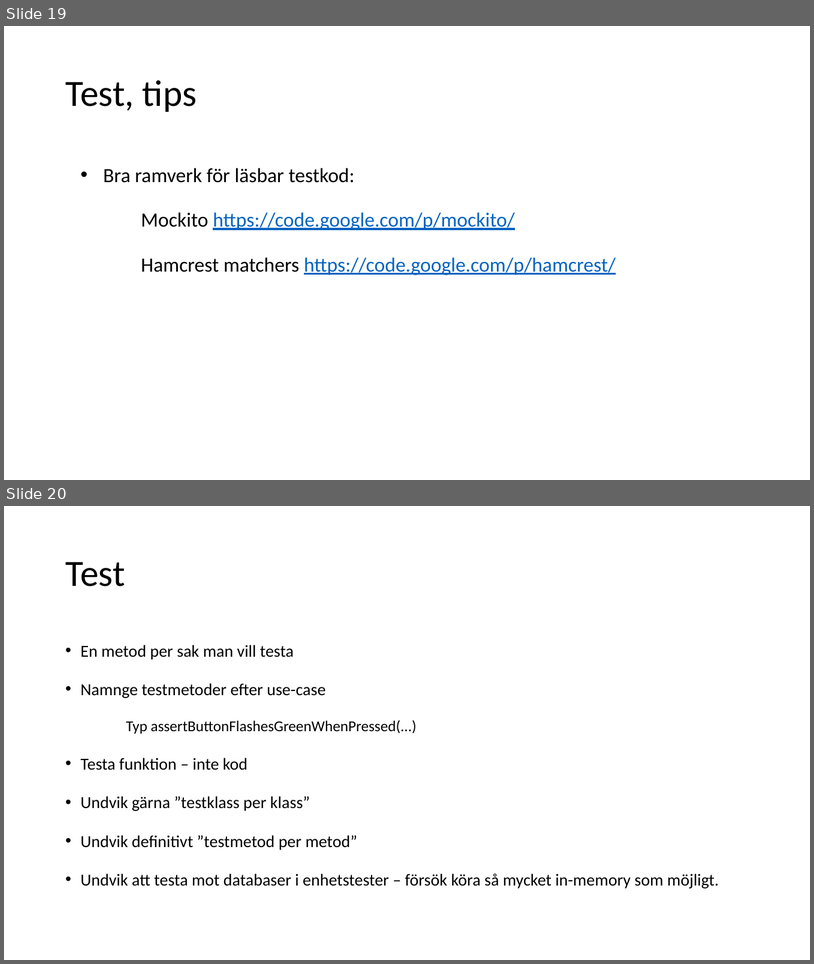
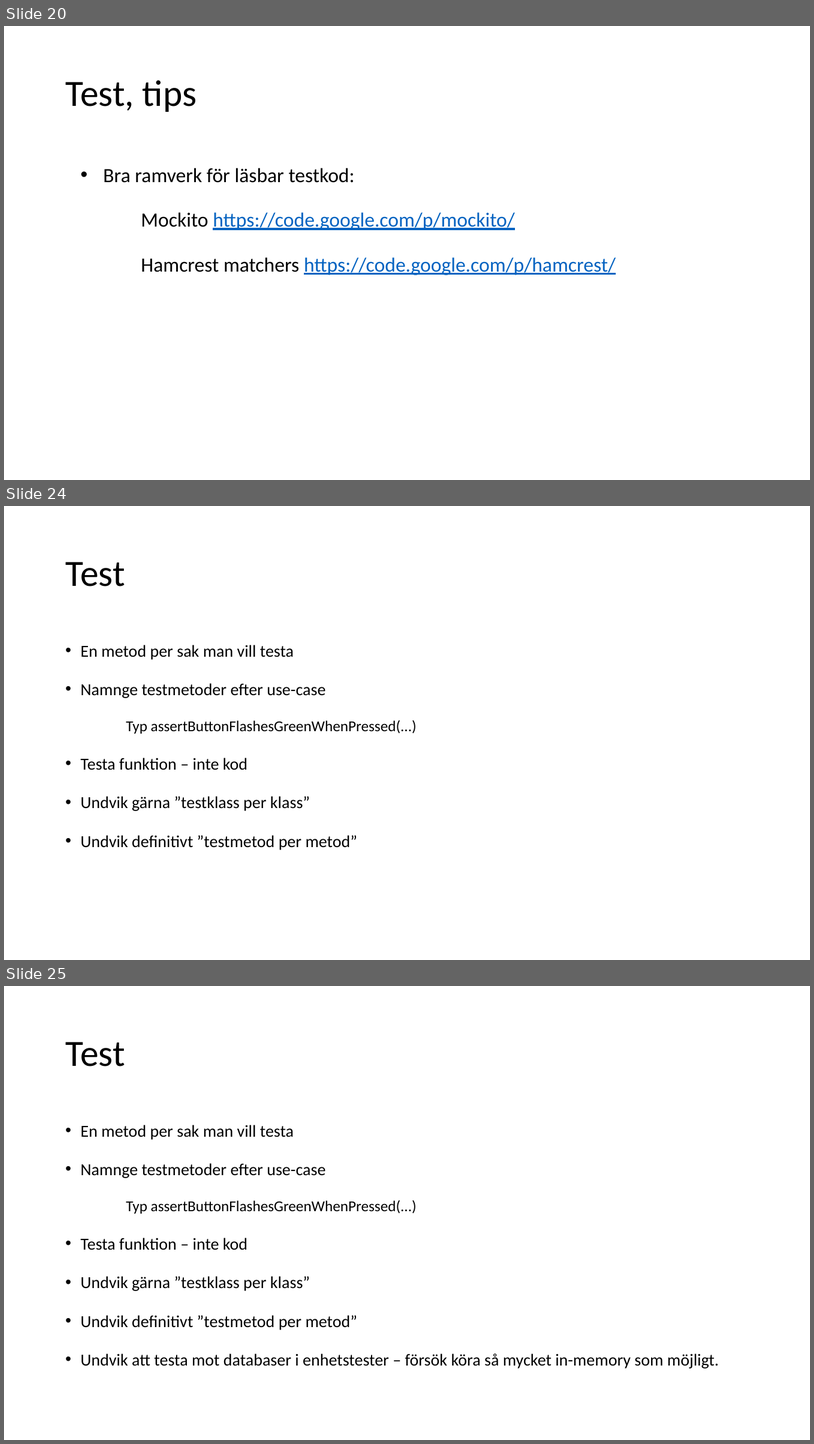
Before and after one commit to aludkiewicz/kodarskolan, a slide deck: Kodarskolan.pptx. Shown one above the other, each under a label of ours: slides 19 and 20 before the commit, slides 20, 24 and 25 after it; the slides between them are not shown. The pictures are 814x964 and 814x1444 pixels, drawn with LibreOffice and Linux fonts; fonts in the diff are those of the drawing. Boxes give left, top, right and bottom in pixels: in the first picture for what was removed or moved away, otherwise in the second. Text is boxed around its words. In the diff, an @@ line names an element or a change of style, - is before the commit and + after.

```diff
--- a/Kodarskolan.pptx
+++ b/Kodarskolan.pptx
@@ slide 24 added at (4,506,810,960), background #FFFFFF @@
@@ title added at (65,562,125,586), 44 pt, text #000000 @@
+Test
@@ text added at (81,645,417,850), 20 pt, text #000000 @@
+• En metod per sak man vill testa
+• Namnge testmetoder efter use-case
+Typ assertButtonFlashesGreenWhenPressed(...)
+• Testa funktion – inte kod
+• Undvik gärna ”testklass per klass”
+• Undvik definitivt ”testmetod per metod”
@@ what was slide 19 is now slide 20 @@
@@ what was slide 20 is now slide 25 @@
```
Also in this commit, not shown: 8 slides changed, 9 other slides added, 2 slides removed, 1 other file.
